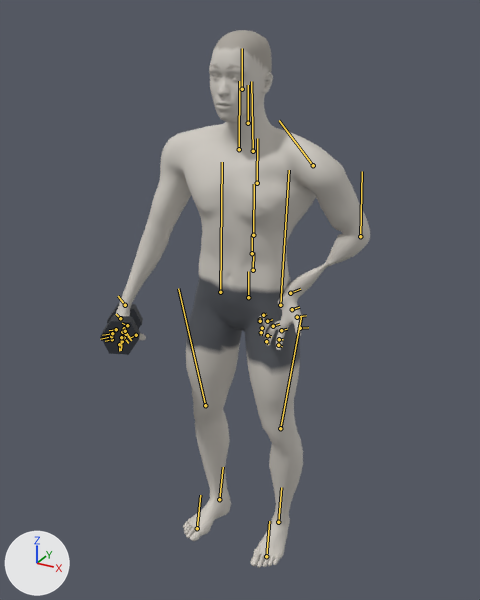
Two versions of the glTF model exports/single-arm-dumbbell-lateral-raise.glb, one commit apart.
The view is the same before and after, from a 50 mm camera at (0.95, -1.798, 1.854) aimed at (-0.005, -0.062, 0.986). The axes (+X, +Y, +Z) are drawn at lower left. The lights are the same throughout. The picture after the commit comes second. Both versions are drawn at frame 107 of the action 'single-arm-dumbbell-lateral-raise_right'; the numbers are the values there. The bones that change, and the others that lie on the model, are drawn over the model as lines.
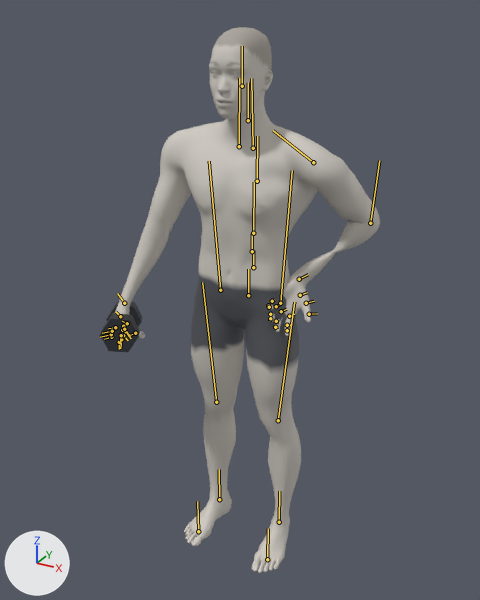
ob_dbr_right is not drawn itself; it is the parent of ob_mesh_4, ob_mesh_5, ob_mesh_6.

Location of each change, (x1, y1, x2, y2) in pixels of the pictures (480 x 600 px):
'Mesh_0', posed
    before: (115, 30, 370, 568)
    after: (115, 27, 380, 573)
'Mesh_5', posed
    before: (100, 315, 140, 355)
    after: (100, 313, 140, 352)
'Mesh_6', posed
    before: (107, 303, 143, 329)
    after: (106, 301, 142, 326)
bone 'pelvis', root to tip
    before: (248, 297) to (248, 271)
    after: (248, 295) to (248, 269)
bone 'upperarm_l', root to tip
    before: (313, 165) to (279, 120)
    after: (313, 162) to (273, 130)
bone 'lowerarm_l', root to tip
    before: (360, 236) to (362, 171)
    after: (370, 223) to (379, 160)
bone 'thigh_l', root to tip
    before: (280, 305) to (289, 170)
    after: (280, 303) to (292, 170)
bone 'calf_l', root to tip
    before: (280, 428) to (301, 315)
    after: (278, 420) to (294, 302)
bone 'foot_l', root to tip
    before: (278, 522) to (281, 487)
    after: (279, 522) to (279, 491)
bone 'thigh_r', root to tip
    before: (220, 292) to (222, 162)
    after: (220, 290) to (209, 161)
bone 'calf_r', root to tip
    before: (205, 405) to (178, 288)
    after: (216, 402) to (202, 282)
bone 'foot_r', root to tip
    before: (219, 499) to (223, 467)
    after: (219, 499) to (219, 469)

Diff of the bpy script that builds the scene:
```diff
--- a/exports/single-arm-dumbbell-lateral-raise.glb.py
+++ b/exports/single-arm-dumbbell-lateral-raise.glb.py
@@ bone_pelvis @@
 bone_pelvis = bpy.data.objects['Body'].pose.bones['pelvis']  # child of 'Root'
-bone_pelvis.location = (0.008, -0.002, 0.0)
+bone_pelvis.location = (0.008, 0.005, 0.0)
@@ bone_upperarm_l @@
 bone_upperarm_l = bpy.data.objects['Body'].pose.bones['upperarm_l']  # child of 'clavicle_l'
-bone_upperarm_l.rotation_quaternion = (0.815, -0.19, -0.354, -0.416)  # degrees (-1, -47, -53)
+bone_upperarm_l.rotation_quaternion = (0.8, -0.178, -0.305, -0.485)  # degrees (1, -41, -63)
@@ bone_lowerarm_l @@
 bone_lowerarm_l = bpy.data.objects['Body'].pose.bones['lowerarm_l']  # child of 'upperarm_l'
-bone_lowerarm_l.rotation_quaternion = (0.941, 0.123, -0.269, 0.162)  # degrees (10, -33, 17)
+bone_lowerarm_l.rotation_quaternion = (0.91, 0.131, -0.316, 0.233)  # degrees (7, -40, 26)
@@ bone_thigh_l @@
 bone_thigh_l = bpy.data.objects['Body'].pose.bones['thigh_l']  # child of 'pelvis'
-bone_thigh_l.rotation_quaternion = (0.997, -0.007, 0.067, 0.027)  # degrees (-1, 8, 3)
+bone_thigh_l.rotation_quaternion = (0.997, -0.034, 0.069, -0.014)  # degrees (-4, 8, -2)
@@ bone_calf_l @@
 bone_calf_l = bpy.data.objects['Body'].pose.bones['calf_l']  # child of 'thigh_l'
-bone_calf_l.rotation_quaternion = (0.995, -0.066, 0.011, -0.074)  # degrees (-8, 1, -9)
+bone_calf_l.rotation_quaternion = (1.0, -0.017, 0.002, 0.009)  # degrees (-2, 0, 1)
@@ bone_foot_l @@
 bone_foot_l = bpy.data.objects['Body'].pose.bones['foot_l']  # child of 'calf_l'
-bone_foot_l.rotation_quaternion = (0.988, 0.076, -0.028, 0.128)  # degrees (8, -4, 14)
+bone_foot_l.rotation_quaternion = (0.999, 0.051, -0.017, 0.006)  # degrees (6, -2, 1)
@@ bone_thigh_r @@
 bone_thigh_r = bpy.data.objects['Body'].pose.bones['thigh_r']  # child of 'pelvis'
-bone_thigh_r.rotation_quaternion = (0.997, 0.007, -0.067, 0.027)  # degrees (1, -8, 3)
+bone_thigh_r.rotation_quaternion = (0.997, 0.034, -0.069, -0.014)  # degrees (4, -8, -2)
@@ bone_calf_r @@
 bone_calf_r = bpy.data.objects['Body'].pose.bones['calf_r']  # child of 'thigh_r'
-bone_calf_r.rotation_quaternion = (0.995, 0.066, -0.011, -0.074)  # degrees (8, -1, -9)
+bone_calf_r.rotation_quaternion = (1.0, 0.017, -0.002, 0.009)  # degrees (2, 0, 1)
@@ bone_foot_r @@
 bone_foot_r = bpy.data.objects['Body'].pose.bones['foot_r']  # child of 'calf_r'
-bone_foot_r.rotation_quaternion = (0.988, -0.076, 0.028, 0.128)  # degrees (-8, 4, 14)
+bone_foot_r.rotation_quaternion = (0.999, -0.051, 0.017, 0.006)  # degrees (-6, 2, 1)
```
